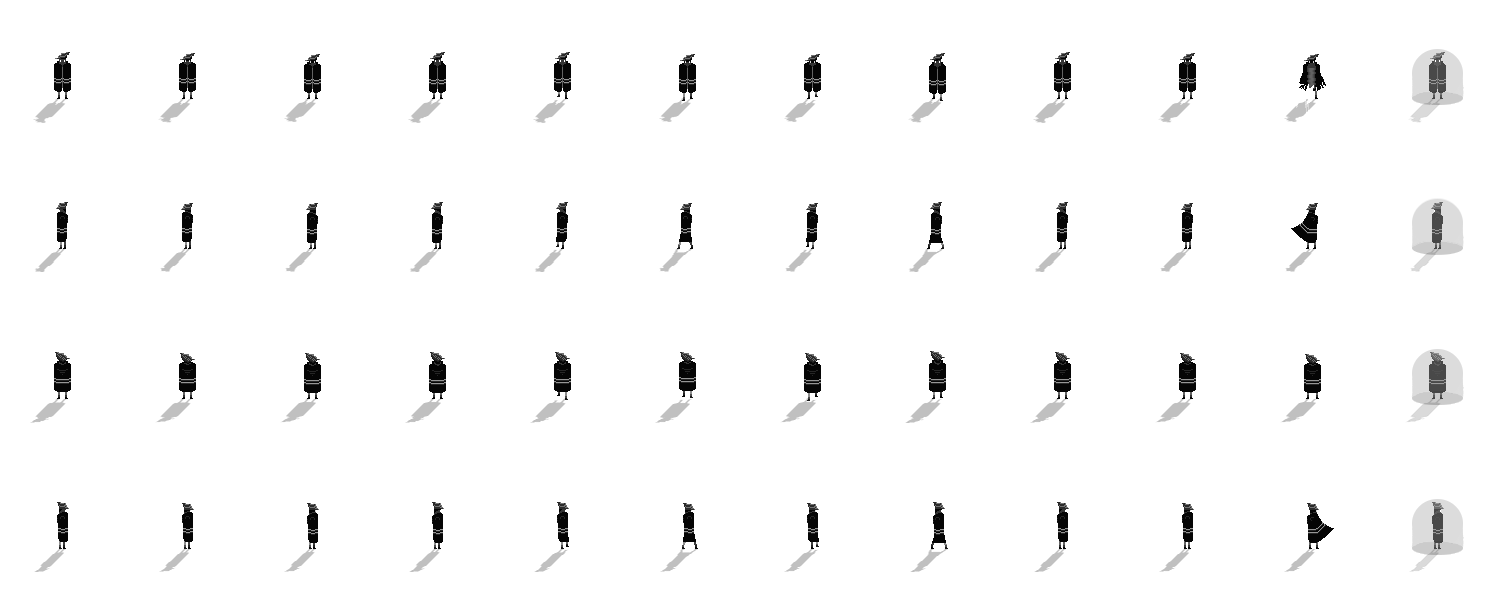
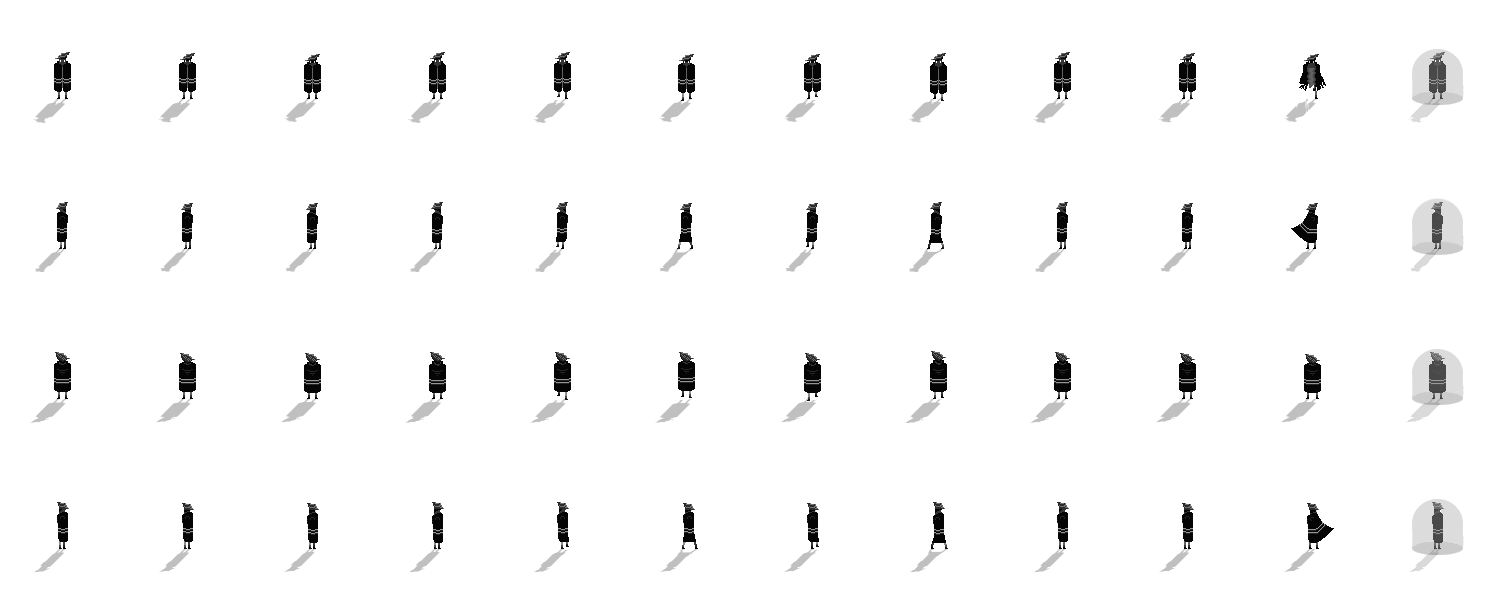
Comparing the layer stacks of the two 1500 × 600 images. Changes:
painted on "Layer 1" over [left=678, top=53, right=947, bottom=399]
